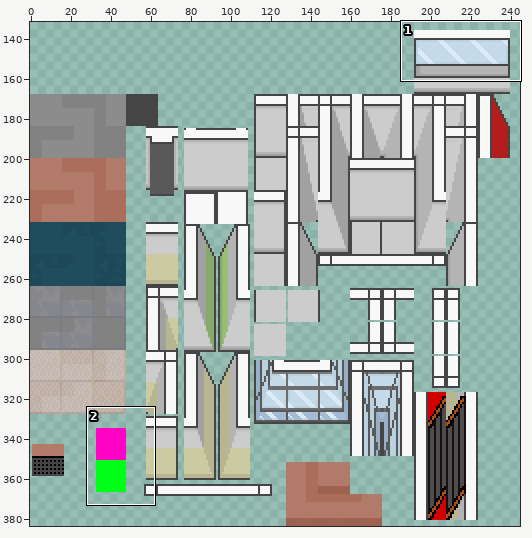
Edited in one commit: sprite sheet (Assets/Artwork/School/wall_n_floor.png). The picture above shows the old version from afar; the outline marks the close-up.
Close-up. Before the edit:
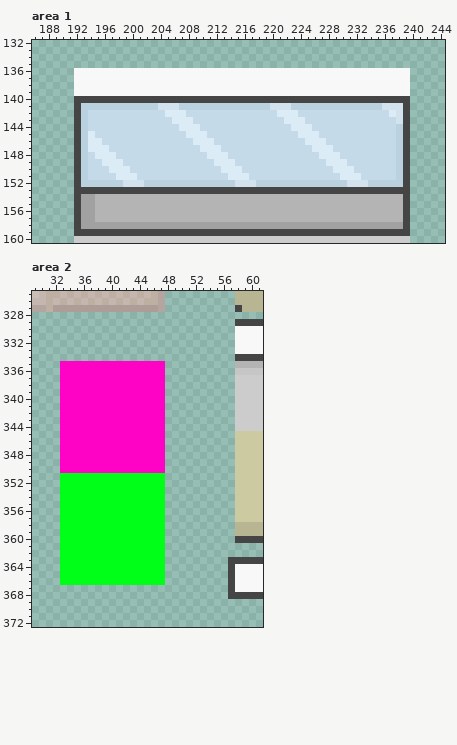
The file is 384x384 pixels. Colours within 5 levels of each other are drawn and written as one. Shown: area 1: x 186..244, y 132..160; area 2: x 29..61, y 325..372. The wide view leaves out empty margins.
Once edited:
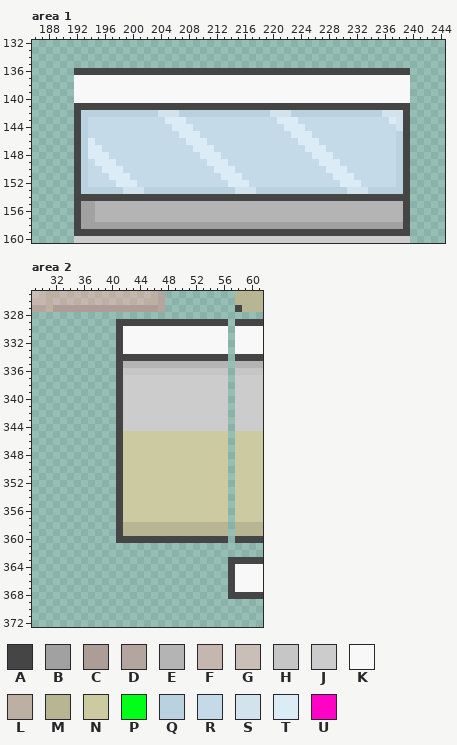
Palette (. is transparent): A #454545  B #a1a1a1  C #ae9d97  D #b5a5a0  E #b4b4b4  F #c5b7af  G #cabfb8  H #c6c6c6  J #cccccc  K #f8f8f8  L #beafa3  M #b8b692  N #cbcaa0  P #00ff18  Q #bad2e0  R #c4dae8  S #d3e3ed  T #dbecf7  U #ff00c6fc
Diff:
--- area 1
@@ x 186..244 @@
 135 ...........................................................
-136 ......KKKKKKKKKKKKKKKKKKKKKKKKKKKKKKKKKKKKKKKKKKKKKKKK.....
+136 ......AAAAAAAAAAAAAAAAAAAAAAAAAAAAAAAAAAAAAAAAAAAAAAAA.....
 137 ......KKKKKKKKKKKKKKKKKKKKKKKKKKKKKKKKKKKKKKKKKKKKKKKK.....
@@ x 186..244 @@
 139 ......KKKKKKKKKKKKKKKKKKKKKKKKKKKKKKKKKKKKKKKKKKKKKKKK.....
-140 ......AAAAAAAAAAAAAAAAAAAAAAAAAAAAAAAAAAAAAAAAAAAAAAAA.....
-141 ......AQQQQQQQQQQQSSSQQQQQQQQQQQQQSSSQQQQQQQQQQQQQSSSA.....
-142 ......AQRRRRRRRRRRRTTTRRRRRRRRRRRRRTTTRRRRRRRRRRRRRTSA.....
-143 ......AQRRRRRRRRRRRRTTTRRRRRRRRRRRRRTTTRRRRRRRRRRRRRSA.....
-144 ......AQRRRRRRRRRRRRRTTTRRRRRRRRRRRRRTTTRRRRRRRRRRRRQA.....
-145 ......AQTRRRRRRRRRRRRRTTTRRRRRRRRRRRRRTTTRRRRRRRRRRRQA.....
-146 ......AQTTRRRRRRRRRRRRRTTTRRRRRRRRRRRRRTTTRRRRRRRRRRQA.....
-147 ......AQTTTRRRRRRRRRRRRRTTTRRRRRRRRRRRRRTTTRRRRRRRRRQA.....
-148 ......AQRTTTRRRRRRRRRRRRRTTTRRRRRRRRRRRRRTTTRRRRRRRRQA.....
-149 ......AQRRTTTRRRRRRRRRRRRRTTTRRRRRRRRRRRRRTTTRRRRRRRQA.....
-150 ......AQRRRTTTRRRRRRRRRRRRRTTTRRRRRRRRRRRRRTTTRRRRRRQA.....
-151 ......AQRRRRTTTRRRRRRRRRRRRRTTTRRRRRRRRRRRRRTTTRRRRRQA.....
-152 ......AQQQQQQSSSQQQQQQQQQQQQQSSSQQQQQQQQQQQQQSSSQQQQQA.....
-153 ......AAAAAAAAAAAAAAAAAAAAAAAAAAAAAAAAAAAAAAAAAAAAAAAA.....
-154 ......ABBEEEEEEEEEEEEEEEEEEEEEEEEEEEEEEEEEEEEEEEEEEEEA.....
+140 ......KKKKKKKKKKKKKKKKKKKKKKKKKKKKKKKKKKKKKKKKKKKKKKKK.....
+141 ......AAAAAAAAAAAAAAAAAAAAAAAAAAAAAAAAAAAAAAAAAAAAAAAA.....
+142 ......AQQQQQQQQQQQSSSQQQQQQQQQQQQQSSSQQQQQQQQQQQQQSSSA.....
+143 ......AQRRRRRRRRRRRTTTRRRRRRRRRRRRRTTTRRRRRRRRRRRRRTSA.....
+144 ......AQRRRRRRRRRRRRTTTRRRRRRRRRRRRRTTTRRRRRRRRRRRRRSA.....
+145 ......AQRRRRRRRRRRRRRTTTRRRRRRRRRRRRRTTTRRRRRRRRRRRRQA.....
+146 ......AQTRRRRRRRRRRRRRTTTRRRRRRRRRRRRRTTTRRRRRRRRRRRQA.....
+147 ......AQTTRRRRRRRRRRRRRTTTRRRRRRRRRRRRRTTTRRRRRRRRRRQA.....
+148 ......AQTTTRRRRRRRRRRRRRTTTRRRRRRRRRRRRRTTTRRRRRRRRRQA.....
+149 ......AQRTTTRRRRRRRRRRRRRTTTRRRRRRRRRRRRRTTTRRRRRRRRQA.....
+150 ......AQRRTTTRRRRRRRRRRRRRTTTRRRRRRRRRRRRRTTTRRRRRRRQA.....
+151 ......AQRRRTTTRRRRRRRRRRRRRTTTRRRRRRRRRRRRRTTTRRRRRRQA.....
+152 ......AQRRRRTTTRRRRRRRRRRRRRTTTRRRRRRRRRRRRRTTTRRRRRQA.....
+153 ......AQQQQQQSSSQQQQQQQQQQQQQSSSQQQQQQQQQQQQQSSSQQQQQA.....
+154 ......AAAAAAAAAAAAAAAAAAAAAAAAAAAAAAAAAAAAAAAAAAAAAAAA.....
 155 ......ABBEEEEEEEEEEEEEEEEEEEEEEEEEEEEEEEEEEEEEEEEEEEEA.....
--- area 2
@@ x 29..61 @@
 328 .................................
-329 .............................AAAA
-330 .............................KKKK
-331 .............................KKKK
-332 .............................KKKK
-333 .............................KKKK
-334 .............................AAAA
-335 ....UUUUUUUUUUUUUUU..........EEEE
-336 ....UUUUUUUUUUUUUUU..........HHHH
-337 ....UUUUUUUUUUUUUUU..........JJJJ
-338 ....UUUUUUUUUUUUUUU..........JJJJ
-339 ....UUUUUUUUUUUUUUU..........JJJJ
-340 ....UUUUUUUUUUUUUUU..........JJJJ
-341 ....UUUUUUUUUUUUUUU..........JJJJ
-342 ....UUUUUUUUUUUUUUU..........JJJJ
-343 ....UUUUUUUUUUUUUUU..........JJJJ
-344 ....UUUUUUUUUUUUUUU..........JJJJ
-345 ....UUUUUUUUUUUUUUU..........NNNN
-346 ....UUUUUUUUUUUUUUU..........NNNN
-347 ....UUUUUUUUUUUUUUU..........NNNN
-348 ....UUUUUUUUUUUUUUU..........NNNN
-349 ....UUUUUUUUUUUUUUU..........NNNN
-350 ....UUUUUUUUUUUUUUU..........NNNN
-351 ....PPPPPPPPPPPPPPP..........NNNN
-352 ....PPPPPPPPPPPPPPP..........NNNN
-353 ....PPPPPPPPPPPPPPP..........NNNN
-354 ....PPPPPPPPPPPPPPP..........NNNN
-355 ....PPPPPPPPPPPPPPP..........NNNN
-356 ....PPPPPPPPPPPPPPP..........NNNN
-357 ....PPPPPPPPPPPPPPP..........NNNN
-358 ....PPPPPPPPPPPPPPP..........MMMM
-359 ....PPPPPPPPPPPPPPP..........MMMM
-360 ....PPPPPPPPPPPPPPP..........AAAA
-361 ....PPPPPPPPPPPPPPP..............
-362 ....PPPPPPPPPPPPPPP..............
-363 ....PPPPPPPPPPPPPPP.........AAAAA
-364 ....PPPPPPPPPPPPPPP.........AKKKK
-365 ....PPPPPPPPPPPPPPP.........AKKKK
-366 ....PPPPPPPPPPPPPPP.........AKKKK
+329 ............AAAAAAAAAAAAAAAA.AAAA
+330 ............AKKKKKKKKKKKKKKK.KKKK
+331 ............AKKKKKKKKKKKKKKK.KKKK
+332 ............AKKKKKKKKKKKKKKK.KKKK
+333 ............AKKKKKKKKKKKKKKK.KKKK
+334 ............AAAAAAAAAAAAAAAA.AAAA
+335 ............AEEEEEEEEEEEEEEE.EEEE
+336 ............AHHHHHHHHHHHHHHH.HHHH
+337 ............AJJJJJJJJJJJJJJJ.JJJJ
+338 ............AJJJJJJJJJJJJJJJ.JJJJ
+339 ............AJJJJJJJJJJJJJJJ.JJJJ
+340 ............AJJJJJJJJJJJJJJJ.JJJJ
+341 ............AJJJJJJJJJJJJJJJ.JJJJ
+342 ............AJJJJJJJJJJJJJJJ.JJJJ
+343 ............AJJJJJJJJJJJJJJJ.JJJJ
+344 ............AJJJJJJJJJJJJJJJ.JJJJ
+345 ............ANNNNNNNNNNNNNNN.NNNN
+346 ............ANNNNNNNNNNNNNNN.NNNN
+347 ............ANNNNNNNNNNNNNNN.NNNN
+348 ............ANNNNNNNNNNNNNNN.NNNN
+349 ............ANNNNNNNNNNNNNNN.NNNN
+350 ............ANNNNNNNNNNNNNNN.NNNN
+351 ............ANNNNNNNNNNNNNNN.NNNN
+352 ............ANNNNNNNNNNNNNNN.NNNN
+353 ............ANNNNNNNNNNNNNNN.NNNN
+354 ............ANNNNNNNNNNNNNNN.NNNN
+355 ............ANNNNNNNNNNNNNNN.NNNN
+356 ............ANNNNNNNNNNNNNNN.NNNN
+357 ............ANNNNNNNNNNNNNNN.NNNN
+358 ............AMMMMMMMMMMMMMMM.MMMM
+359 ............AMMMMMMMMMMMMMMM.MMMM
+360 ............AAAAAAAAAAAAAAAA.AAAA
+361 .................................
+362 .................................
+363 ............................AAAAA
+364 ............................AKKKK
+365 ............................AKKKK
+366 ............................AKKKK
 367 ............................AKKKK
Boxes around the changes in both close-ups, in picture pixels (x1, y1, x2, y2):
changed: (74, 68, 410, 201)
changed: (60, 319, 228, 585)
